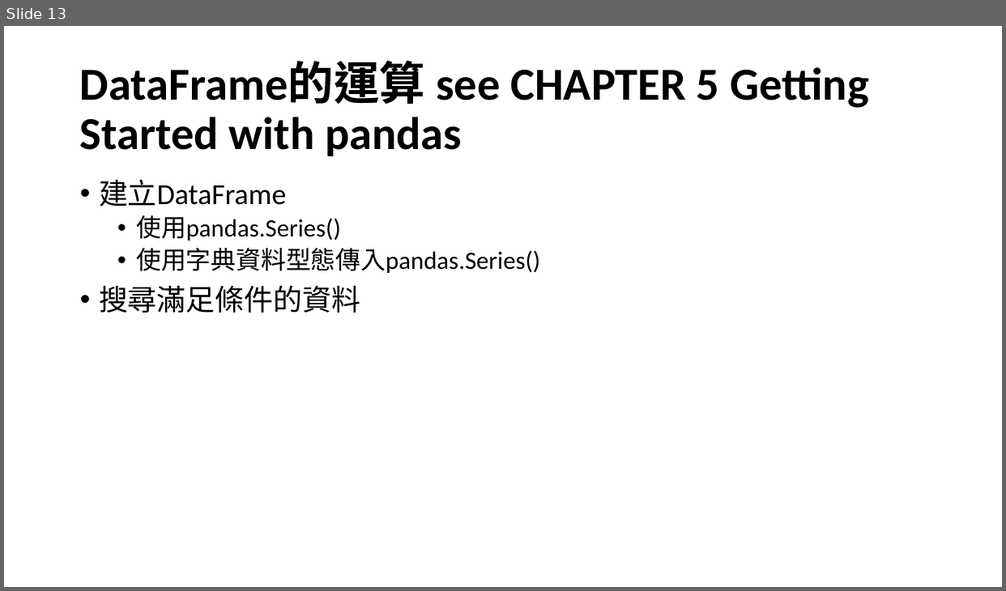
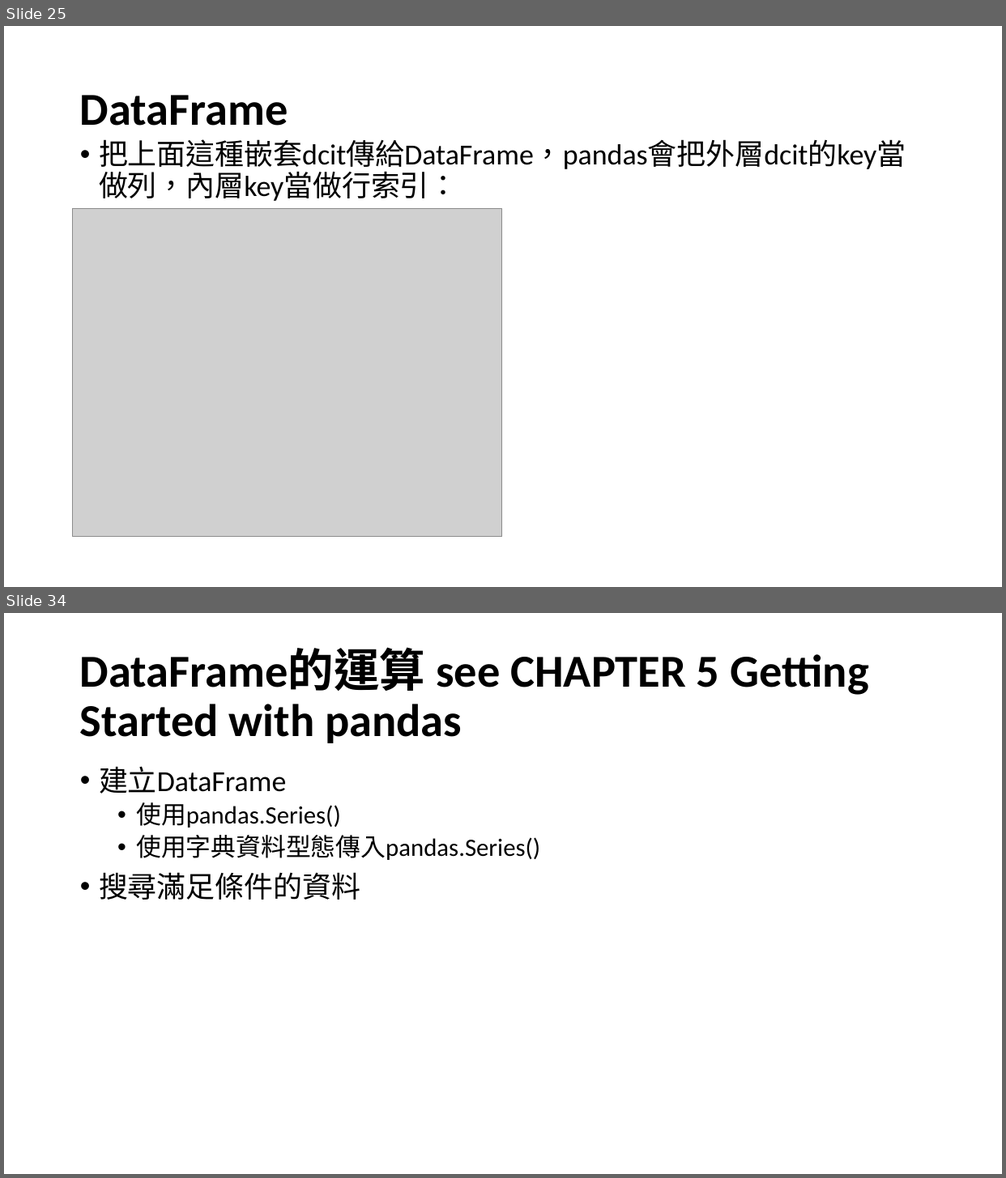
Before and after one commit to yukai920722/2022-ksu-11002, a slide deck: 4100E104_pandas_20220316_A.pptx. Shown one above the other, each under a label of ours: slide 13 before the commit, slides 25 and 34 after it; the slides between them are not shown. The pictures are 1006x591 and 1006x1178 pixels, drawn with LibreOffice and Linux fonts; fonts in the diff are those of the drawing; grey boxes stand for pictures. Boxes give left, top, right and bottom in pixels: in the first picture for what was removed or moved away, otherwise in the second. Text is boxed around its words. In the diff, an @@ line names an element or a change of style, - is before the commit and + after.

```diff
--- a/4100E104_pandas_20220316_A.pptx
+++ b/4100E104_pandas_20220316_A.pptx
@@ slide 25 added at bbox=[4, 26, 1002, 587], background #FFFFFF @@
@@ title added at bbox=[80, 95, 288, 126], 44 pt, text #000000, bold @@
+DataFrame
@@ text added at bbox=[99, 139, 906, 201], 28 pt, text #000000 @@
+• 把上面這種嵌套dcit傳給DataFrame，pandas會把外層dcit的key當做列，內層key當做行索引：
@@ picture added at bbox=[73, 209, 503, 536] @@
@@ what was slide 13 is now slide 34 @@
```
Also in this commit, not shown: 2 slides changed, 20 other slides added, 14 other files.
